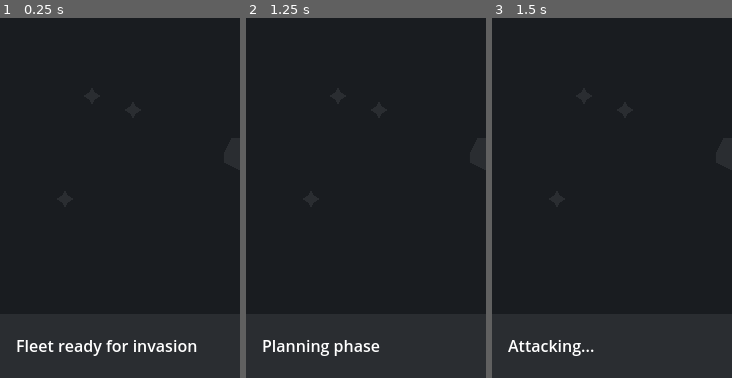
Above: before the commit, frames 1-3 (left to right).
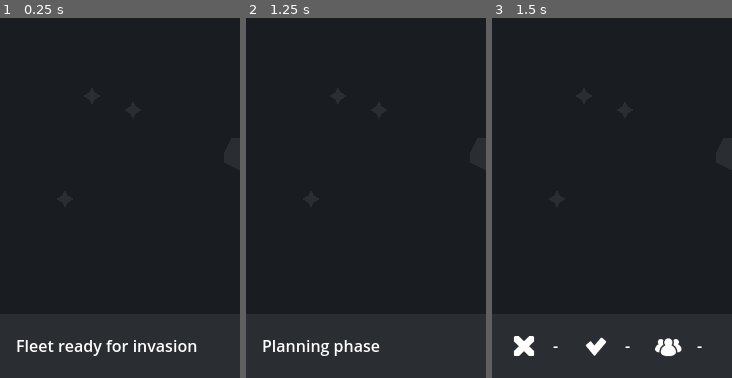
Above: after the commit, the same moments.

Repository: fabiomix/gmtk-2023
Game: Godot game, scene res://scenes/Main.tscn
The game is run twice, just before and just after one commit, with the same random seed, the same clock (stepped at 60 frames per second) and the same inputs.
Inputs:
- Up to frame 1 (0.25 s): no input
- Up to frame 2 (1.25 s): click "New game" at 0.5 s
- Up to frame 3 (1.5 s): click "Start" at 1.25 s
The pictures show only the part of the screen within x 0-50%, y 50-100%; the shares and areas given below are measured in that part.

Frames 1-2 are identical in both runs. In frame 3, 1.4% of the frame differs, in the area x 6-88%, y 88-94%.

Commit message:
show dead/escaped count on UI

Diff:
--- a/scenes/Hud.tscn
+++ b/scenes/Hud.tscn
@@ -1,4 +1,8 @@
-[gd_scene format=3 uid="uid://dlp5xpdycct5r"]
+[gd_scene load_steps=4 format=3 uid="uid://dlp5xpdycct5r"]
+
+[ext_resource type="Texture2D" uid="uid://cv20fg4dmhyad" path="res://images/icon_dead.png" id="1_y5hmc"]
+[ext_resource type="Texture2D" uid="uid://bvhiiyc5m17r0" path="res://images/icon_escaped.png" id="2_kslbu"]
+[ext_resource type="Texture2D" uid="uid://cer3rmnpty2j0" path="res://images/icon_population.png" id="3_kwx76"]
 
 [node name="HUD" type="Control"]
 layout_mode = 3
@@ -29,3 +33,54 @@
 offset_bottom = 704.0
 text = "Fleet ready for invasion"
 vertical_alignment = 1
+
+[node name="StatsContainer" type="Control" parent="."]
+visible = false
+anchors_preset = 0
+offset_right = 40.0
+offset_bottom = 40.0
+
+[node name="DeadIcon" type="Sprite2D" parent="StatsContainer"]
+position = Vector2(32, 687.5)
+scale = Vector2(0.64, 0.62)
+texture = ExtResource("1_y5hmc")
+
+[node name="DeadLabel" type="Label" parent="StatsContainer"]
+layout_mode = 0
+offset_left = 48.0
+offset_top = 672.0
+offset_right = 80.0
+offset_bottom = 703.0
+text = "-"
+horizontal_alignment = 1
+vertical_alignment = 1
+
+[node name="WinnersIcon" type="Sprite2D" parent="StatsContainer"]
+position = Vector2(104, 688)
+scale = Vector2(0.64, 0.64)
+texture = ExtResource("2_kslbu")
+
+[node name="WinnersLabel" type="Label" parent="StatsContainer"]
+layout_mode = 0
+offset_left = 120.0
+offset_top = 672.0
+offset_right = 152.0
+offset_bottom = 703.0
+text = "-"
+horizontal_alignment = 1
+vertical_alignment = 1
+
+[node name="PopulationIcon" type="Sprite2D" parent="StatsContainer"]
+position = Vector2(176, 688)
+scale = Vector2(0.64, 0.64)
+texture = ExtResource("3_kwx76")
+
+[node name="PopulationLabel" type="Label" parent="StatsContainer"]
+layout_mode = 0
+offset_left = 192.0
+offset_top = 672.0
+offset_right = 224.0
+offset_bottom = 703.0
+text = "-"
+horizontal_alignment = 1
+vertical_alignment = 1
--- a/scripts/GameBoard.gd
+++ b/scripts/GameBoard.gd
@@ -284,10 +284,12 @@
     if is_tileset_empty(vctr):
         # draw laser in empty cell
         battlefield_lasers.append(vctr)
+        print("Fired in " + str(vctr))
     else:
         # cell is not empty, invader found! autokill
         battlefield_curr.erase(vctr)
         battlefield_dead.append(vctr)
+        print("Instant kill in " + str(vctr))
 
 
 # Execute the next move of the Hero ship,
@@ -306,3 +308,12 @@
 # [DEBUG] print invasion status and game over conditions
 func debug_stats():
     printt("winners", battlefield_winners, "dead", battlefield_dead)
+
+
+# Collect statistics for the UI
+func proxy_counters():
+    return {
+        'dead': len(battlefield_dead),
+        'winners': len(battlefield_winners),
+        'population': len(battlefield_curr) + len(battlefield_start)
+    }
--- a/scripts/Main.gd
+++ b/scripts/Main.gd
@@ -14,18 +14,28 @@
 # Run when planning phase ends and game starts.
 func start_game():
     $HUD/LabelPhase.text = "Attacking..."
+    $HUD/LabelPhase.visible = false
+    $HUD/StatsContainer.visible = true
     $ButtonStart.text = "New game"
-    #$Defender.visible = true
     $GameBoard.start_game()
-    $TimeClock.start(1)
+    $TimeClock.start(2)
 
 
 # Run when game ends and planning phase starts.
 func reset_game():
     $HUD/LabelPhase.text = "Planning phase"
+    $HUD/LabelPhase.visible = true
+    $HUD/StatsContainer.visible = false
     $ButtonStart.text = "Start"
-    #$Defender.visible = false
     $TimeClock.stop()
+
+
+#
+func next_turn():
+    var values = $GameBoard.proxy_counters()
+    $HUD/StatsContainer/DeadLabel.text = str(values['dead'])
+    $HUD/StatsContainer/WinnersLabel.text = str(values['winners'])
+    $HUD/StatsContainer/PopulationLabel.text = str(values['population'])
 
 
 # Toggle plan/attack phase, which determines:
@@ -47,3 +57,4 @@
 # - move Hero ship
 func _on_game_clock_timeout():
     $GameBoard.next_turn()
+    next_turn()
Binary file added: images/icon_dead.png
Not shown, added: images/icon_dead.png.import
Binary file added: images/icon_escaped.png
Not shown, added: images/icon_escaped.png.import
Binary file added: images/icon_population.png
Not shown, added: images/icon_population.png.import
Binary file added: images/laser.png
Not shown, added: images/laser.png.import
